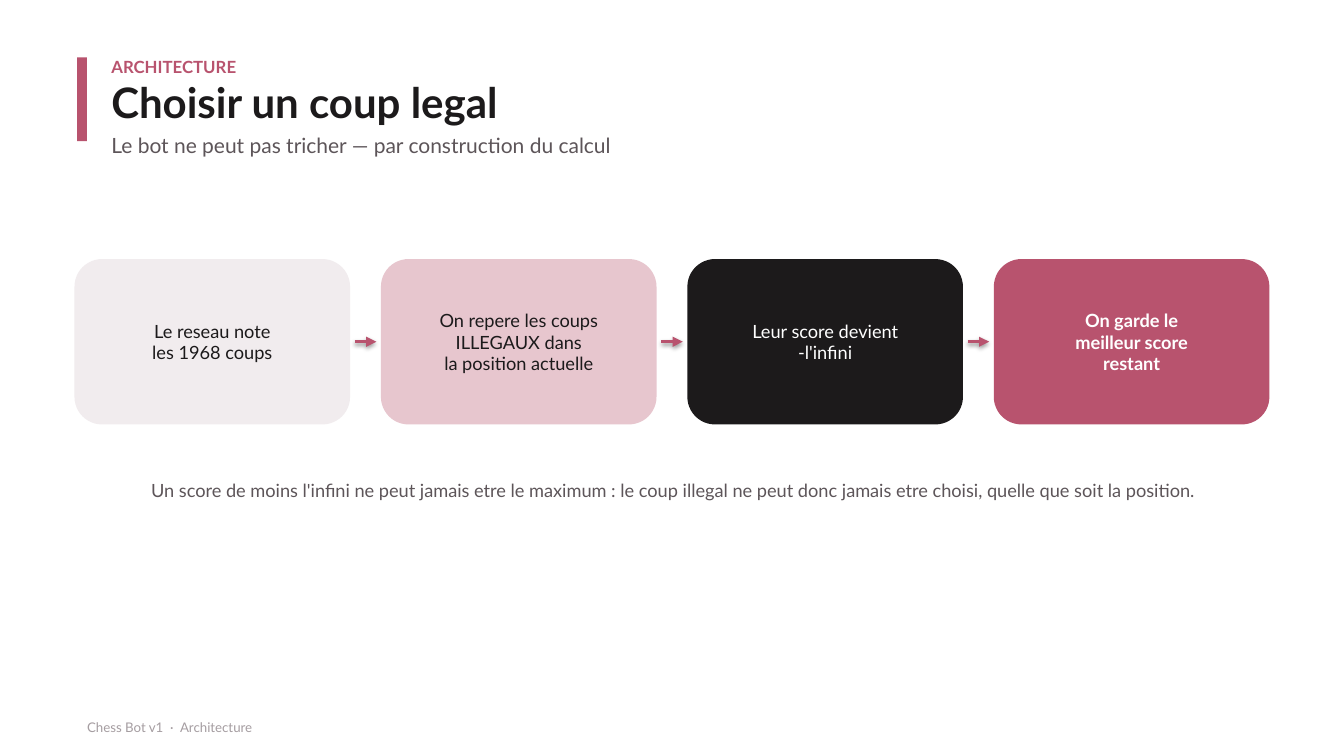
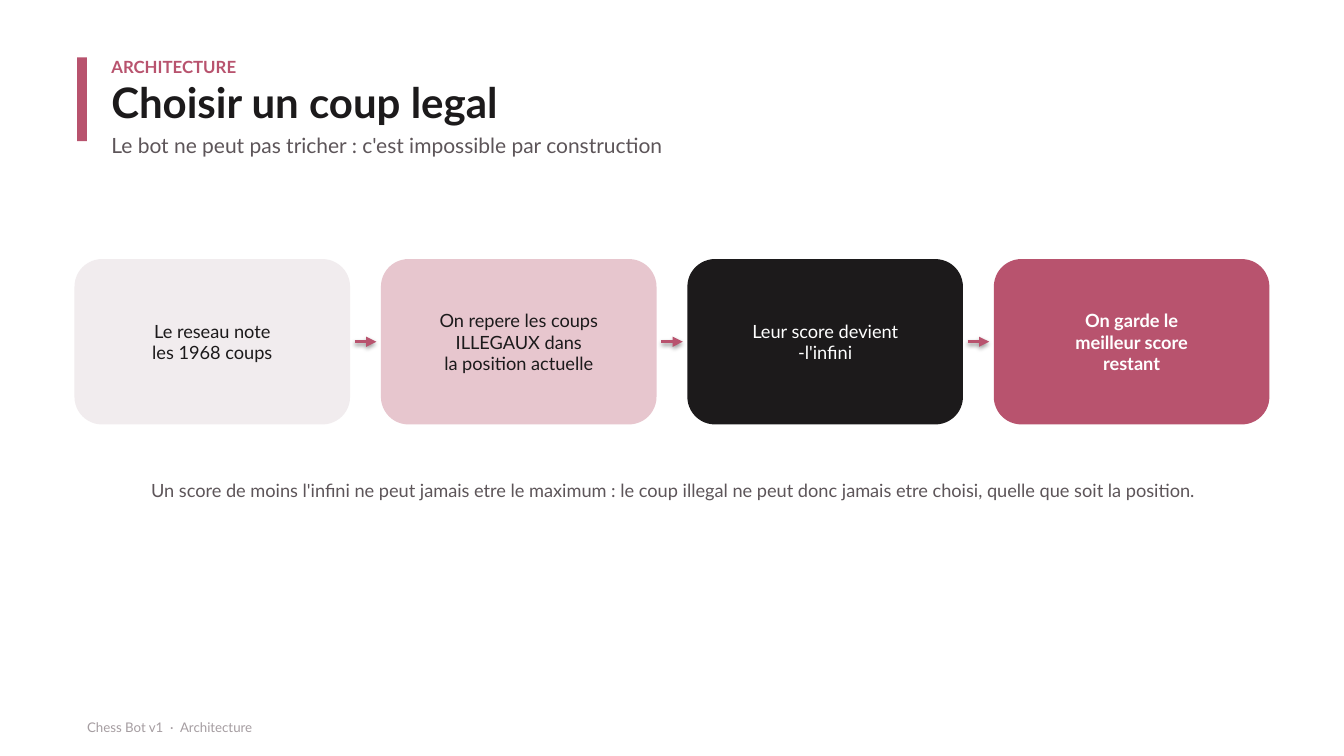
Before and after one commit to naadjath/chess-bot-v1, a slide deck: slide 9 of LIVRABLES/6-Soutenance/Soutenance.pptx. Drawn at 1344x756 pixels with LibreOffice and Linux fonts; fonts in the diff are those of the drawing. Boxes give left, top, right and bottom in pixels: in the first picture for what was removed or moved away, otherwise in the second. Text is boxed around its words. In the diff, an @@ line names an element or a change of style, - is before the commit and + after.

```diff
--- a/LIVRABLES/6-Soutenance/Soutenance.pptx
+++ b/LIVRABLES/6-Soutenance/Soutenance.pptx
@@ text at (x1=111, y1=137, x2=662, y2=157): text changed @@
-Le bot ne peut pas tricher — par construction du calcul
+Le bot ne peut pas tricher : c'est impossible par construction
```
Also in this commit, not shown: 11 other slides changed, 3 other files.
